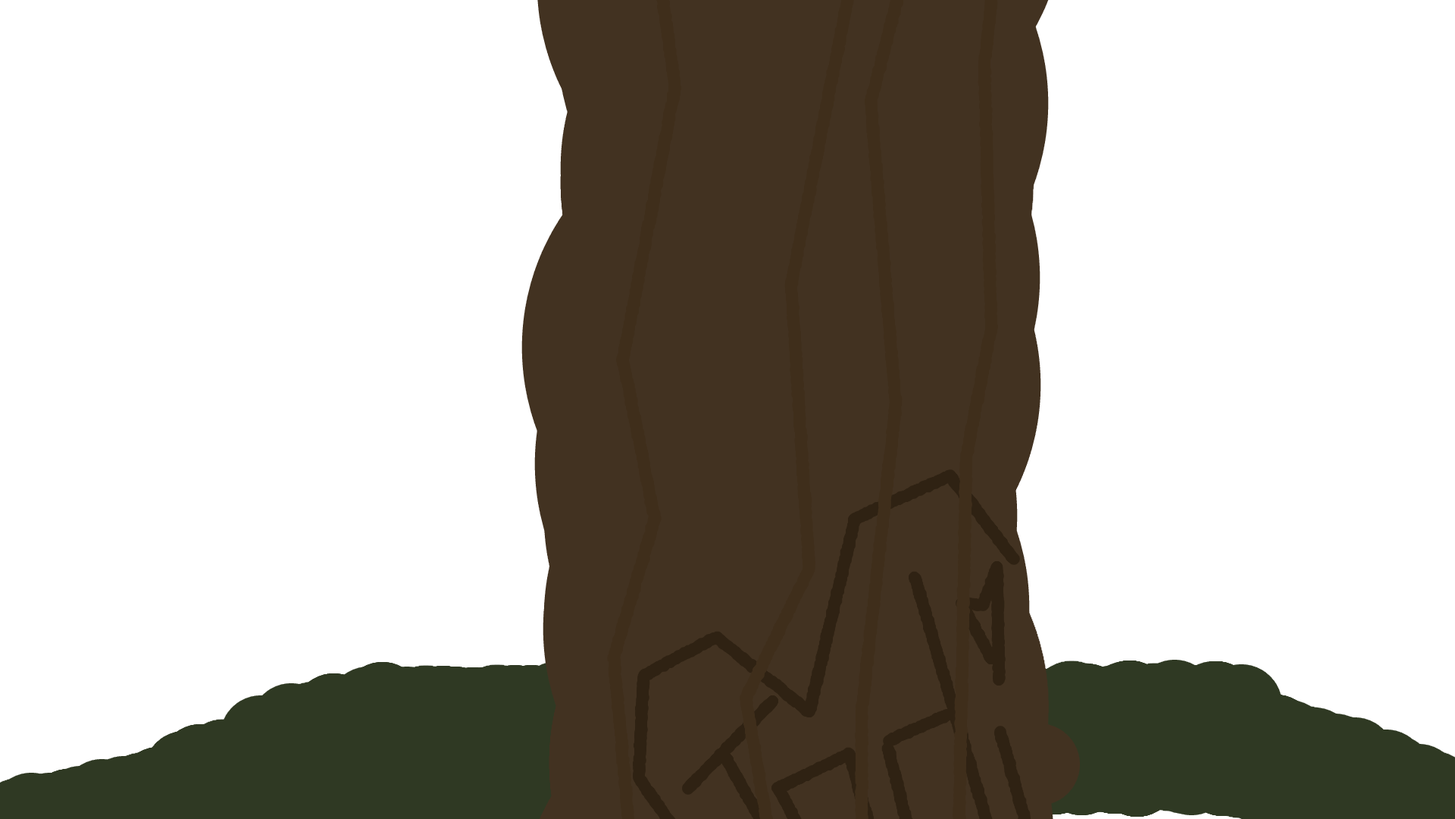
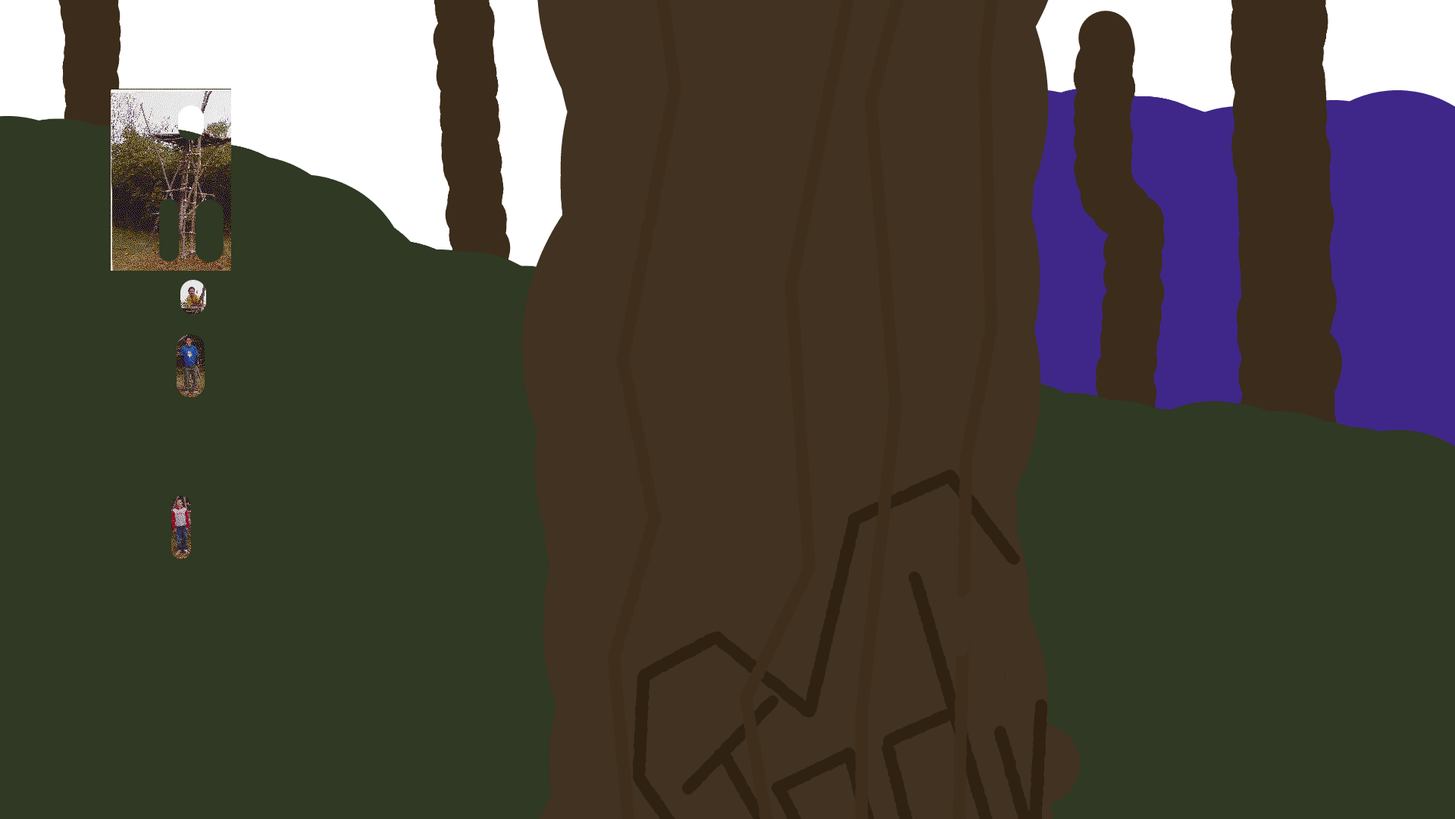
Two versions of the same layered image (1455×819). Layer-by-layer changes:
renamed "TreeLayerJodi #1" to "TreeLayerBarky", painted on it over bbox(955, 560, 1006, 686)
painted on "TreeLayerJodi" over bbox(1029, 698, 1048, 819)
added group "T_Midground" with 5 layers above "Hikers #1" over bbox(109, 88, 232, 559)
added layer "damn kid#1" in group "T_Midground" over bbox(171, 495, 192, 559)
added layer "damn kid#2" in group "T_Midground" over bbox(176, 334, 205, 398)
added layer "damn kid#3" in group "T_Midground" over bbox(180, 279, 207, 315)
added layer "damn kids tree fort" in group "T_Midground" over bbox(109, 88, 232, 271)
added layer "Hikers #1" above "T_Background" over bbox(0, 115, 1455, 819)
added group "T_Background" with 1 layers above "T_BackgroundPond" over bbox(58, 0, 1350, 710)
moved "Ground" into group "T_Background", painted on it over bbox(0, 0, 1455, 819)
added group "T_BackgroundPond" with 1 layers above "Background" over bbox(1015, 87, 1455, 554)
added layer "Hikers #3" in group "T_BackgroundPond" over bbox(1015, 87, 1455, 554)
